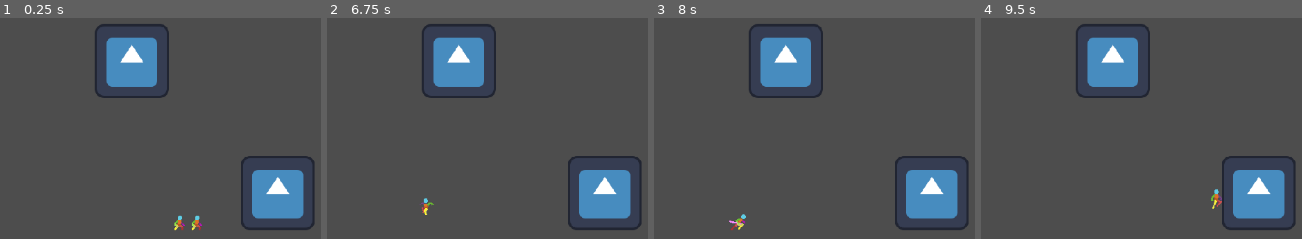
Above: before the commit, frames 1-4 (left to right).
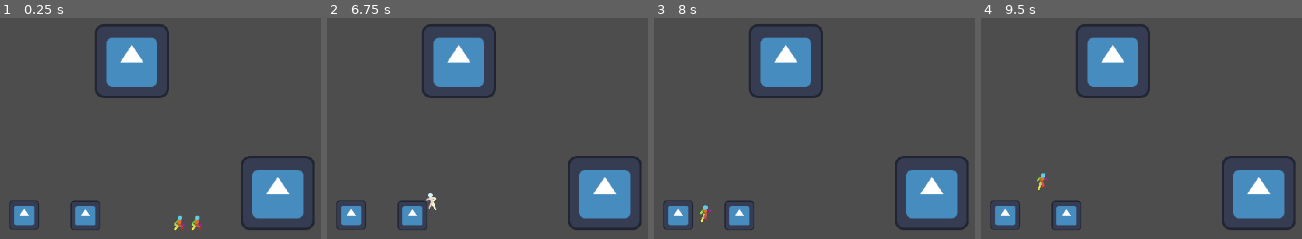
Above: after the commit, the same moments.

Repository: Super-Chess-Bros-Studios/Super-Chess-Bros
Game: Godot game, scene res://Scenes/testScene.tscn
Same seed, same stepped clock (60 frames per second), same inputs: the game is played once before the commit and once after it. The engine's default icon, where the game draws it, is replaced by a stand-in: a white triangle on a blue panel in a dark square.
Inputs:
- Up to frame 1 (0.25 s): no input
- Up to frame 2 (6.75 s): tap Enter at 0.5, 2.75, 4.25 s; hold Right (p1_right) 0.53-2.03 s; tap Space (p1_jump) at 0.77, 1.52, 2, 3.02, 3.5, 3.77, 4.52, 5, 6.02 s; hold Left (p1_left) 2.03-2.78 s; hold Right (p1_right) 2.78-4.28 s; hold Left (p1_left) 4.28-5.03 s; hold Right (p1_right) 5.03-5.78 s; hold Left (p1_left) from 5.78 s (still down)
- Up to frame 3 (8 s): tap Space (p1_jump) at 6.77, 7.52 s; release Left (p1_left) at 7.28 s; hold Right (p1_right) from 7.28 s (still down)
- Up to frame 4 (9.5 s): keep holding Right (p1_right); tap Space (p1_jump) at 9.02 s

The runs differ from the first frame. In frame 1, 1.6% of the frame differs, in the area x 2-32%, y 82-96%; in frame 2, 1.8%; in frame 3, 1.7%; in frame 4, 1.9%, in the area x 2-76%, y 70-96%.

Commit message:
hitboxes, on_hit, basic kb calculation, LOTS of hitstun work...

Diff:
--- a/Scenes/testScene.tscn
+++ b/Scenes/testScene.tscn
@@ -1,12 +1,16 @@
-[gd_scene load_steps=5 format=3 uid="uid://dtf4p6j0qehoa"]
+[gd_scene load_steps=7 format=3 uid="uid://dtf4p6j0qehoa"]
 
 [ext_resource type="PackedScene" uid="uid://5b3fmt2t3sc6" path="res://scenes/characters/Test_Char.tscn" id="1_8xinf"]
 [ext_resource type="Texture2D" uid="uid://c73tf2yc5b3bn" path="res://icon.svg" id="2_i052m"]
+[ext_resource type="Script" uid="uid://j4sloqxb1mei" path="res://scripts/character_scripts/hitbox.gd" id="3_3sglg"]
 
 [sub_resource type="WorldBoundaryShape2D" id="WorldBoundaryShape2D_4mqg7"]
 
 [sub_resource type="RectangleShape2D" id="RectangleShape2D_3sglg"]
 size = Vector2(128, 128)
+
+[sub_resource type="RectangleShape2D" id="RectangleShape2D_sj726"]
+size = Vector2(130, 130)
 
 [node name="TestScene" type="Node2D"]
 
@@ -18,16 +22,10 @@
 [node name="Player1" parent="." instance=ExtResource("1_8xinf")]
 position = Vector2(36, -26)
 
-[node name="Sprite2D" parent="Player1/CharacterBody2D" index="0"]
-hframes = 10
-
 [node name="Player2" parent="." instance=ExtResource("1_8xinf")]
 position = Vector2(66, -26)
 
-[node name="Sprite2D" parent="Player2/CharacterBody2D" index="0"]
-hframes = 10
-
-[node name="CharacterAttributes" parent="Player2/CharacterBody2D" index="6"]
+[node name="CharacterAttributes" parent="Player2/CharacterBody2D" index="5"]
 player_id = 2
 
 [node name="Camera2D" type="Camera2D" parent="."]
@@ -52,5 +50,43 @@
 [node name="CollisionShape2D" type="CollisionShape2D" parent="Sprite2D2/StaticBody2D"]
 shape = SubResource("RectangleShape2D_3sglg")
 
+[node name="EvilHitbox" type="Sprite2D" parent="."]
+position = Vector2(-232, -27)
+scale = Vector2(0.4, 0.4)
+texture = ExtResource("2_i052m")
+
+[node name="Hitbox" type="Area2D" parent="EvilHitbox"]
+script = ExtResource("3_3sglg")
+bkb = 200.0
+kbg = 20.0
+kb_dir = Vector2(3, -3)
+damage = 5.0
+hitbox_group = 0
+metadata/_custom_type_script = "uid://j4sloqxb1mei"
+
+[node name="CollisionShape2D" type="CollisionShape2D" parent="EvilHitbox/Hitbox"]
+position = Vector2(0, 7.62939e-06)
+scale = Vector2(1, 1)
+shape = SubResource("RectangleShape2D_sj726")
+
+[node name="EvilHitbox2" type="Sprite2D" parent="."]
+position = Vector2(-126, -26)
+scale = Vector2(0.4, 0.4)
+texture = ExtResource("2_i052m")
+
+[node name="Hitbox" type="Area2D" parent="EvilHitbox2"]
+script = ExtResource("3_3sglg")
+bkb = 200.0
+kbg = 20.0
+kb_dir = Vector2(-3, -3)
+damage = 5.0
+hitbox_group = 1
+metadata/_custom_type_script = "uid://j4sloqxb1mei"
+
+[node name="CollisionShape2D" type="CollisionShape2D" parent="EvilHitbox2/Hitbox"]
+position = Vector2(0, 7.62939e-06)
+scale = Vector2(1, 1)
+shape = SubResource("RectangleShape2D_sj726")
+
 [editable path="Player1"]
 [editable path="Player2"]
--- a/scenes/characters/Test_Char.tscn
+++ b/scenes/characters/Test_Char.tscn
@@ -56,7 +56,7 @@
 "times": PackedFloat32Array(0),
 "transitions": PackedFloat32Array(1),
 "update": 1,
-"values": [ExtResource("1_w1xps")]
+"values": [ExtResource("1_qb3vb")]
 }
 tracks/2/type = "value"
 tracks/2/imported = false
@@ -248,6 +248,102 @@
 "values": [5]
 }
 
+[sub_resource type="Animation" id="Animation_y8vyv"]
+resource_name = "grounded"
+length = 0.4
+step = 0.1
+tracks/0/type = "value"
+tracks/0/imported = false
+tracks/0/enabled = true
+tracks/0/path = NodePath("Sprite2D:texture")
+tracks/0/interp = 1
+tracks/0/loop_wrap = true
+tracks/0/keys = {
+"times": PackedFloat32Array(0),
+"transitions": PackedFloat32Array(1),
+"update": 1,
+"values": [ExtResource("4_ld6di")]
+}
+tracks/1/type = "value"
+tracks/1/imported = false
+tracks/1/enabled = true
+tracks/1/path = NodePath("Sprite2D:hframes")
+tracks/1/interp = 1
+tracks/1/loop_wrap = true
+tracks/1/keys = {
+"times": PackedFloat32Array(0),
+"transitions": PackedFloat32Array(1),
+"update": 1,
+"values": [9]
+}
+tracks/2/type = "value"
+tracks/2/imported = false
+tracks/2/enabled = true
+tracks/2/path = NodePath("Sprite2D:frame")
+tracks/2/interp = 1
+tracks/2/loop_wrap = true
+tracks/2/keys = {
+"times": PackedFloat32Array(0, 0.1, 0.2, 0.3),
+"transitions": PackedFloat32Array(1, 1, 1, 1),
+"update": 1,
+"values": [5, 6, 7, 8]
+}
+tracks/3/type = "method"
+tracks/3/imported = false
+tracks/3/enabled = true
+tracks/3/path = NodePath("State Machine/Grounded")
+tracks/3/interp = 1
+tracks/3/loop_wrap = true
+tracks/3/keys = {
+"times": PackedFloat32Array(0.3),
+"transitions": PackedFloat32Array(1),
+"values": [{
+"args": [],
+"method": &"end_grounded"
+}]
+}
+
+[sub_resource type="Animation" id="Animation_q47m3"]
+resource_name = "hitstun"
+length = 0.4
+step = 0.1
+tracks/0/type = "value"
+tracks/0/imported = false
+tracks/0/enabled = true
+tracks/0/path = NodePath("Sprite2D:texture")
+tracks/0/interp = 1
+tracks/0/loop_wrap = true
+tracks/0/keys = {
+"times": PackedFloat32Array(0),
+"transitions": PackedFloat32Array(1),
+"update": 1,
+"values": [ExtResource("2_0owkq")]
+}
+tracks/1/type = "value"
+tracks/1/imported = false
+tracks/1/enabled = true
+tracks/1/path = NodePath("Sprite2D:hframes")
+tracks/1/interp = 1
+tracks/1/loop_wrap = true
+tracks/1/keys = {
+"times": PackedFloat32Array(0),
+"transitions": PackedFloat32Array(1),
+"update": 1,
+"values": [4]
+}
+tracks/2/type = "value"
+tracks/2/imported = false
+tracks/2/enabled = true
+tracks/2/path = NodePath("Sprite2D:frame")
+tracks/2/interp = 1
+tracks/2/loop_wrap = true
+tracks/2/keys = {
+"times": PackedFloat32Array(0, 0.1, 0.2, 0.3),
+"transitions": PackedFloat32Array(1, 1, 1, 1),
+"update": 1,
+"values": [0, 1, 2, 3]
+}
+
 [sub_resource type="Animation" id="Animation_2yqwl"]
 resource_name = "idle"
 loop_mode = 1
@@ -289,6 +385,62 @@
 "values": [10]
 }
 
+[sub_resource type="Animation" id="Animation_c1e3k"]
+resource_name = "initial_dash"
+length = 0.8
+loop_mode = 1
+step = 0.05
+tracks/0/type = "value"
+tracks/0/imported = false
+tracks/0/enabled = true
+tracks/0/path = NodePath("Sprite2D:texture")
+tracks/0/interp = 1
+tracks/0/loop_wrap = true
+tracks/0/keys = {
+"times": PackedFloat32Array(0),
+"transitions": PackedFloat32Array(1),
+"update": 1,
+"values": [ExtResource("2_3ywid")]
+}
+tracks/1/type = "value"
+tracks/1/imported = false
+tracks/1/enabled = true
+tracks/1/path = NodePath("Sprite2D:hframes")
+tracks/1/interp = 1
+tracks/1/loop_wrap = true
+tracks/1/keys = {
+"times": PackedFloat32Array(0),
+"transitions": PackedFloat32Array(1),
+"update": 1,
+"values": [8]
+}
+tracks/2/type = "value"
+tracks/2/imported = false
+tracks/2/enabled = true
+tracks/2/path = NodePath("Sprite2D:frame")
+tracks/2/interp = 1
+tracks/2/loop_wrap = true
+tracks/2/keys = {
+"times": PackedFloat32Array(0, 0.3, 0.4, 0.5, 0.6, 0.7),
+"transitions": PackedFloat32Array(1, 1, 1, 1, 1, 1),
+"update": 1,
+"values": [0, 3, 4, 5, 6, 7]
+}
+tracks/3/type = "method"
+tracks/3/imported = false
+tracks/3/enabled = true
+tracks/3/path = NodePath("State Machine/InitialDash")
+tracks/3/interp = 1
+tracks/3/loop_wrap = true
+tracks/3/keys = {
+"times": PackedFloat32Array(0.15),
+"transitions": PackedFloat32Array(1),
+"values": [{
+"args": [],
+"method": &"end_initial_dash"
+}]
+}
+
 [sub_resource type="Animation" id="Animation_0owkq"]
 resource_name = "jump"
 length = 0.4
@@ -328,6 +480,61 @@
 "transitions": PackedFloat32Array(1, 1),
 "update": 1,
 "values": [0, 1]
+}
+
+[sub_resource type="Animation" id="Animation_mlf1o"]
+resource_name = "jumpsquat"
+loop_mode = 1
+step = 0.05
+tracks/0/type = "value"
+tracks/0/imported = false
+tracks/0/enabled = true
+tracks/0/path = NodePath("Sprite2D:texture")
+tracks/0/interp = 1
+tracks/0/loop_wrap = true
+tracks/0/keys = {
+"times": PackedFloat32Array(0),
+"transitions": PackedFloat32Array(1),
+"update": 1,
+"values": [ExtResource("3_4jtsn")]
+}
+tracks/1/type = "value"
+tracks/1/imported = false
+tracks/1/enabled = true
+tracks/1/path = NodePath("Sprite2D:hframes")
+tracks/1/interp = 1
+tracks/1/loop_wrap = true
+tracks/1/keys = {
+"times": PackedFloat32Array(0),
+"transitions": PackedFloat32Array(1),
+"update": 1,
+"values": [10]
+}
+tracks/2/type = "value"
+tracks/2/imported = false
+tracks/2/enabled = true
+tracks/2/path = NodePath("Sprite2D:frame")
+tracks/2/interp = 1
+tracks/2/loop_wrap = true
+tracks/2/keys = {
+"times": PackedFloat32Array(0, 0.1, 0.2, 0.3, 0.4, 0.5, 0.6, 0.7, 0.8, 0.9),
+"transitions": PackedFloat32Array(1, 1, 1, 1, 1, 1, 1, 1, 1, 1),
+"update": 1,
+"values": [0, 1, 2, 3, 4, 5, 6, 7, 8, 9]
+}
+tracks/3/type = "method"
+tracks/3/imported = false
+tracks/3/enabled = true
+tracks/3/path = NodePath("State Machine/JumpSquat")
+tracks/3/interp = 1
+tracks/3/loop_wrap = true
+tracks/3/keys = {
+"times": PackedFloat32Array(0.05),
+"transitions": PackedFloat32Array(1),
+"values": [{
+"args": [],
+"method": &"end_jumpsquat"
+}]
 }
 
 [sub_resource type="Animation" id="Animation_m852p"]
@@ -565,6 +772,46 @@
 "values": [0, 1, 2, 3, 4, 5]
 }
 
+[sub_resource type="Animation" id="Animation_lfuln"]
+resource_name = "tumble"
+step = 0.1
+tracks/0/type = "value"
+tracks/0/imported = false
+tracks/0/enabled = true
+tracks/0/path = NodePath("Sprite2D:texture")
+tracks/0/interp = 1
+tracks/0/loop_wrap = true
+tracks/0/keys = {
+"times": PackedFloat32Array(0),
+"transitions": PackedFloat32Array(1),
+"update": 1,
+"values": [ExtResource("2_0owkq")]
+}
+tracks/1/type = "value"
+tracks/1/imported = false
+tracks/1/enabled = true
+tracks/1/path = NodePath("Sprite2D:hframes")
+tracks/1/interp = 1
+tracks/1/loop_wrap = true
+tracks/1/keys = {
+"times": PackedFloat32Array(0),
+"transitions": PackedFloat32Array(1),
+"update": 1,
+"values": [4]
+}
+tracks/2/type = "value"
+tracks/2/imported = false
+tracks/2/enabled = true
+tracks/2/path = NodePath("Sprite2D:frame")
+tracks/2/interp = 1
+tracks/2/loop_wrap = true
+tracks/2/keys = {
+"times": PackedFloat32Array(0),
+"transitions": PackedFloat32Array(1),
+"update": 1,
+"values": [3]
+}
+
 [sub_resource type="Animation" id="Animation_bwtlq"]
 resource_name = "up_special"
 length = 0.9
@@ -658,253 +905,6 @@
 "transitions": PackedFloat32Array(1, 1, 1),
 "update": 1,
 "values": [0, 1, 2]
-}
-
-[sub_resource type="Animation" id="Animation_c1e3k"]
-resource_name = "initial_dash"
-length = 0.8
-loop_mode = 1
-step = 0.05
-tracks/0/type = "value"
-tracks/0/imported = false
-tracks/0/enabled = true
-tracks/0/path = NodePath("Sprite2D:texture")
-tracks/0/interp = 1
-tracks/0/loop_wrap = true
-tracks/0/keys = {
-"times": PackedFloat32Array(0),
-"transitions": PackedFloat32Array(1),
-"update": 1,
-"values": [ExtResource("2_3ywid")]
-}
-tracks/1/type = "value"
-tracks/1/imported = false
-tracks/1/enabled = true
-tracks/1/path = NodePath("Sprite2D:hframes")
-tracks/1/interp = 1
-tracks/1/loop_wrap = true
-tracks/1/keys = {
-"times": PackedFloat32Array(0),
-"transitions": PackedFloat32Array(1),
-"update": 1,
-"values": [8]
-}
-tracks/2/type = "value"
-tracks/2/imported = false
-tracks/2/enabled = true
-tracks/2/path = NodePath("Sprite2D:frame")
-tracks/2/interp = 1
-tracks/2/loop_wrap = true
-tracks/2/keys = {
-"times": PackedFloat32Array(0, 0.3, 0.4, 0.5, 0.6, 0.7),
-"transitions": PackedFloat32Array(1, 1, 1, 1, 1, 1),
-"update": 1,
-"values": [0, 3, 4, 5, 6, 7]
-}
-tracks/3/type = "method"
-tracks/3/imported = false
-tracks/3/enabled = true
-tracks/3/path = NodePath("State Machine/InitialDash")
-tracks/3/interp = 1
-tracks/3/loop_wrap = true
-tracks/3/keys = {
-"times": PackedFloat32Array(0.15),
-"transitions": PackedFloat32Array(1),
-"values": [{
-"args": [],
-"method": &"end_initial_dash"
-}]
-}
-
-[sub_resource type="Animation" id="Animation_mlf1o"]
-resource_name = "jumpsquat"
-loop_mode = 1
-step = 0.05
-tracks/0/type = "value"
-tracks/0/imported = false
-tracks/0/enabled = true
-tracks/0/path = NodePath("Sprite2D:texture")
-tracks/0/interp = 1
-tracks/0/loop_wrap = true
-tracks/0/keys = {
-"times": PackedFloat32Array(0),
-"transitions": PackedFloat32Array(1),
-"update": 1,
-"values": [ExtResource("3_4jtsn")]
-}
-tracks/1/type = "value"
-tracks/1/imported = false
-tracks/1/enabled = true
-tracks/1/path = NodePath("Sprite2D:hframes")
-tracks/1/interp = 1
-tracks/1/loop_wrap = true
-tracks/1/keys = {
-"times": PackedFloat32Array(0),
-"transitions": PackedFloat32Array(1),
-"update": 1,
-"values": [10]
-}
-tracks/2/type = "value"
-tracks/2/imported = false
-tracks/2/enabled = true
-tracks/2/path = NodePath("Sprite2D:frame")
-tracks/2/interp = 1
-tracks/2/loop_wrap = true
-tracks/2/keys = {
-"times": PackedFloat32Array(0, 0.1, 0.2, 0.3, 0.4, 0.5, 0.6, 0.7, 0.8, 0.9),
-"transitions": PackedFloat32Array(1, 1, 1, 1, 1, 1, 1, 1, 1, 1),
-"update": 1,
-"values": [0, 1, 2, 3, 4, 5, 6, 7, 8, 9]
-}
-tracks/3/type = "method"
-tracks/3/imported = false
-tracks/3/enabled = true
-tracks/3/path = NodePath("State Machine/JumpSquat")
-tracks/3/interp = 1
-tracks/3/loop_wrap = true
-tracks/3/keys = {
-"times": PackedFloat32Array(0.05),
-"transitions": PackedFloat32Array(1),
-"values": [{
-"args": [],
-"method": &"end_jumpsquat"
-}]
-}
-
-[sub_resource type="Animation" id="Animation_q47m3"]
-resource_name = "hitstun"
-length = 0.4
-step = 0.1
-tracks/0/type = "value"
-tracks/0/imported = false
-tracks/0/enabled = true
-tracks/0/path = NodePath("Sprite2D:texture")
-tracks/0/interp = 1
-tracks/0/loop_wrap = true
-tracks/0/keys = {
-"times": PackedFloat32Array(0),
-"transitions": PackedFloat32Array(1),
-"update": 1,
-"values": [ExtResource("2_0owkq")]
-}
-tracks/1/type = "value"
-tracks/1/imported = false
-tracks/1/enabled = true
-tracks/1/path = NodePath("Sprite2D:hframes")
-tracks/1/interp = 1
-tracks/1/loop_wrap = true
-tracks/1/keys = {
-"times": PackedFloat32Array(0),
-"transitions": PackedFloat32Array(1),
-"update": 1,
-"values": [4]
-}
-tracks/2/type = "value"
-tracks/2/imported = false
-tracks/2/enabled = true
-tracks/2/path = NodePath("Sprite2D:frame")
-tracks/2/interp = 1
-tracks/2/loop_wrap = true
-tracks/2/keys = {
-"times": PackedFloat32Array(0, 0.1, 0.2, 0.3),
-"transitions": PackedFloat32Array(1, 1, 1, 1),
-"update": 1,
-"values": [0, 1, 2, 3]
-}
-
-[sub_resource type="Animation" id="Animation_lfuln"]
-resource_name = "tumble"
-step = 0.1
-tracks/0/type = "value"
-tracks/0/imported = false
-tracks/0/enabled = true
-tracks/0/path = NodePath("Sprite2D:texture")
-tracks/0/interp = 1
-tracks/0/loop_wrap = true
-tracks/0/keys = {
-"times": PackedFloat32Array(0),
-"transitions": PackedFloat32Array(1),
-"update": 1,
-"values": [ExtResource("2_0owkq")]
-}
-tracks/1/type = "value"
-tracks/1/imported = false
-tracks/1/enabled = true
-tracks/1/path = NodePath("Sprite2D:hframes")
-tracks/1/interp = 1
-tracks/1/loop_wrap = true
-tracks/1/keys = {
-"times": PackedFloat32Array(0),
-"transitions": PackedFloat32Array(1),
-"update": 1,
-"values": [4]
-}
-tracks/2/type = "value"
-tracks/2/imported = false
-tracks/2/enabled = true
-tracks/2/path = NodePath("Sprite2D:frame")
-tracks/2/interp = 1
-tracks/2/loop_wrap = true
-tracks/2/keys = {
-"times": PackedFloat32Array(0),
-"transitions": PackedFloat32Array(1),
-"update": 1,
-"values": [3]
-}
-
-[sub_resource type="Animation" id="Animation_y8vyv"]
-resource_name = "grounded"
-length = 0.4
-step = 0.1
-tracks/0/type = "value"
-tracks/0/imported = false
-tracks/0/enabled = true
-tracks/0/path = NodePath("Sprite2D:texture")
-tracks/0/interp = 1
-tracks/0/loop_wrap = true
-tracks/0/keys = {
-"times": PackedFloat32Array(0),
-"transitions": PackedFloat32Array(1),
-"update": 1,
-"values": [ExtResource("4_ld6di")]
-}
-tracks/1/type = "value"
-tracks/1/imported = false
-tracks/1/enabled = true
-tracks/1/path = NodePath("Sprite2D:hframes")
-tracks/1/interp = 1
-tracks/1/loop_wrap = true
-tracks/1/keys = {
-"times": PackedFloat32Array(0),
-"transitions": PackedFloat32Array(1),
-"update": 1,
-"values": [9]
-}
-tracks/2/type = "value"
-tracks/2/imported = false
-tracks/2/enabled = true
-tracks/2/path = NodePath("Sprite2D:frame")
-tracks/2/interp = 1
-tracks/2/loop_wrap = true
-tracks/2/keys = {
-"times": PackedFloat32Array(0, 0.1, 0.2, 0.3),
-"transitions": PackedFloat32Array(1, 1, 1, 1),
-"update": 1,
-"values": [5, 6, 7, 8]
-}
-tracks/3/type = "method"
-tracks/3/imported = false
-tracks/3/enabled = true
-tracks/3/path = NodePath("State Machine/Grounded")
-tracks/3/interp = 1
-tracks/3/loop_wrap = true
-tracks/3/keys = {
-"times": PackedFloat32Array(0.3),
-"transitions": PackedFloat32Array(1),
-"values": [{
-"args": [],
-"method": &"end_grounded"
-}]
 }
 
 [sub_resource type="AnimationLibrary" id="AnimationLibrary_b8cx6"]
@@ -952,9 +952,9 @@
 collision_layer = 2
 
 [node name="Sprite2D" type="Sprite2D" parent="CharacterBody2D"]
-texture = ExtResource("2_0owkq")
-hframes = 4
-frame = 3
+texture_filter = 1
+texture = ExtResource("1_qb3vb")
+hframes = 10
 
 [node name="AnimationPlayer" type="AnimationPlayer" parent="CharacterBody2D"]
 reset_on_save = false
--- a/scripts/character_scripts/hitbox.gd
+++ b/scripts/character_scripts/hitbox.gd
@@ -1,10 +1,23 @@
 class_name Hitbox
 extends Area2D
 
-var kbg # knock back growth
-var bkb # base knock back
-var kbd # knock back direction
-var damage
+#base knockback, knockback that will be applied regardless of player's percentage
+@export var bkb : float = 0
+#knockback growth (basically a multiplier based on character's percentage)
+@export var kbg : float = 0
+#knockback direction, normalize this
+@export var kb_dir : Vector2
+#amount of percent the hitbox deals to the character
+@export var damage : float = 0
+#for damage purposes -1 will represent the character being able to be hit by any hitbox.
+#hitbox groups will start at 0.
+#if a character is being hit by a hitbox with a value of 0, it will have 0 as its hitbox group variable
+#when another hitbox hits the player with the value of 0, it will be ignored.
+#if a hitbox of value 1 hits while hitbox_group is 0, it will make contact.
+@export var hitbox_group : int = -1
+
+#makes sure that the hitbox doesn't target the owner of the hitbox
+@export var hitbox_owner : Hurtbox = null
 
 func _init() -> void:
 	collision_layer = 2
--- a/scripts/character_scripts/hurtbox.gd
+++ b/scripts/character_scripts/hurtbox.gd
@@ -13,6 +13,8 @@
 func _on_area_entered(hitbox: Hitbox) -> void:
 	if hitbox == null:
 		return
-
-	if owner.has_method("take_damage"):
-		owner.take_damage(hitbox.damage)
+	elif hitbox.owner == self:
+		return
+	#passes the hitbox to the state machine script
+	if owner.has_method("on_hit"):
+		owner.on_hit(hitbox.bkb, hitbox.kbg, hitbox.kb_dir, hitbox.damage, hitbox.hitbox_group)
--- a/scripts/character_scripts/state_machine/state_machine.gd
+++ b/scripts/character_scripts/state_machine/state_machine.gd
@@ -62,10 +62,8 @@
 
 	current_state = new_state
 
-func on_hit(percentage : float, bkb : float, kbg : float, kb_dir : Vector2, damage : float, hitbox_group : int):
+func on_hit(bkb : float, kbg : float, kb_dir : Vector2, damage : float, hitbox_group : int):
 	char_attributes.just_took_damage = true
-	#honestly, might want to turn these variables into their own class, or maybe just directly the pointer to the hitbox??
-	char_attributes.percentage = percentage
 	char_attributes.bkb = bkb
 	char_attributes.kbg = kbg
 	char_attributes.kb_dir = kb_dir
--- a/scripts/character_scripts/state_machine/states/character_attributes.gd
+++ b/scripts/character_scripts/state_machine/states/character_attributes.gd
@@ -33,17 +33,18 @@
 
 #values for when a character takes damage. should be reset back to these values when hitstun ends
 var just_took_damage = false
+
 #base knockback, knockback that will be applied regardless of player's percentage
-var bkb : float = 0
+@export var bkb : float = 0
 #knockback growth (basically a multiplier based on character's percentage)
-var kbg : float = 0
+@export var kbg : float = 0
 #knockback direction, normalize this
-var kb_dir : Vector2 = Vector2.ZERO
+@export var kb_dir : Vector2
 #amount of percent the hitbox deals to the character
-var damage : float = 0
+@export var damage : float = 0
 #for damage purposes -1 will represent the character being able to be hit by any hitbox.
 #hitbox groups will start at 0.
 #if a character is being hit by a hitbox with a value of 0, it will have 0 as its hitbox group variable
 #when another hitbox hits the player with the value of 0, it will be ignored.
 #if a hitbox of value 1 hits while hitbox_group is 0, it will make contact.
-var hitbox_group : int = -1
+@export var hitbox_group : int = -1
--- a/scripts/character_scripts/state_machine/states/test_char/test_crouch.gd
+++ b/scripts/character_scripts/state_machine/states/test_char/test_crouch.gd
@@ -6,7 +6,9 @@
 	playanim("crouch")
 
 func Physics_Update(delta):
-	if !character.is_on_floor():
+	if char_attributes.just_took_damage:
+		Transitioned.emit(self, "hitstun")
+	elif !character.is_on_floor():
 		Transitioned.emit(self,"fall")
 	elif !Input.is_action_pressed(get_action("down")):
 		Transitioned.emit(self,"idle")
--- a/scripts/character_scripts/state_machine/states/test_char/test_fall.gd
+++ b/scripts/character_scripts/state_machine/states/test_char/test_fall.gd
@@ -37,8 +37,10 @@
 	wall_detection_enabled(false)
 
 func Physics_Update(delta):
+	if char_attributes.just_took_damage:
+		Transitioned.emit(self, "hitstun")
 	#handles vertical events
-	if character.is_on_floor():
+	elif character.is_on_floor():
 		Transitioned.emit(self, "idle")
 	elif Input.is_action_pressed(get_action("shield")) and char_attributes.can_air_dodge:
 		#don't calculate move and slide until airdodge is running it's part
--- a/scripts/character_scripts/state_machine/states/test_char/test_fastfall.gd
+++ b/scripts/character_scripts/state_machine/states/test_char/test_fastfall.gd
@@ -27,8 +27,10 @@
 	char_attributes.cur_dir = DIRECTION.left
 
 func Physics_Update(delta):
+	if char_attributes.just_took_damage:
+		Transitioned.emit(self, "hitstun")
 	#handles vertical events
-	if character.is_on_floor():
+	elif character.is_on_floor():
 		Transitioned.emit(self, "idle")
 	elif Input.is_action_pressed(get_action("shield")) and char_attributes.can_air_dodge:
 		#don't calculate move and slide until airdodge is running it's part
--- a/scripts/character_scripts/state_machine/states/test_char/test_grounded.gd
+++ b/scripts/character_scripts/state_machine/states/test_char/test_grounded.gd
@@ -16,7 +16,9 @@
 	grounded_end = true
 
 func Physics_Update(delta):
-	if !character.is_on_floor():
+	if char_attributes.just_took_damage:
+		Transitioned.emit(self, "hitstun")
+	elif !character.is_on_floor():
 		Transitioned.emit(self,"fall")
 	else:
 		#if you're not moving quick enough, stop skidding
--- a/scripts/character_scripts/state_machine/states/test_char/test_hitstun.gd
+++ b/scripts/character_scripts/state_machine/states/test_char/test_hitstun.gd
@@ -22,6 +22,9 @@
 #when another hitbox hits the player with the value of 0, it will be ignored.
 #if a hitbox of value 1 hits while hitbox_group is 0, it will make contact.
 var hitbox_group : int = -1
+var knockback_force : float = 0
+
+var hit_on_ground = false
 
 func Enter():
 	print("Hitstun state")
@@ -29,24 +32,48 @@
 	#this ensures that it doesnt do any wall sliding stuff while we're in hitstun haha
 	wall_detection_enabled(false)
 
+	#basically means they don't instantly enter grounded state if they are hit on the ground
+	if character.is_on_floor():
+		hit_on_ground = true
+	else:
+		hit_on_ground = false
+
 	#i don't want to prefix everything with char_attributes lol
-	percentage = char_attributes.percentage
 	bkb = char_attributes.bkb
 	kbg = char_attributes.kbg
 	kb_dir = char_attributes.kb_dir
 	damage = char_attributes.damage
 	hitbox_group = char_attributes.hitbox_group
-
+	percentage = char_attributes.percentage
+	print(char_attributes.percentage, "%")
+	char_attributes.percentage += char_attributes.damage
+	#so you don't stay in hitstun forever
 	char_attributes.just_took_damage = false
 
-	character.velocity = kb_dir * (bkb + (percentage*kbg))
+	#applies knockback
+	print("knockback growth: ", kbg)
+	knockback_force = bkb + (percentage*kbg/20)
+	print("knockback force: ", knockback_force)
+	character.velocity = kb_dir.normalized() * knockback_force
+
 	#hitstun length is going to take some math i'm not ready for atm
-	hitstun_length.start(bkb)
+	hitstun_length.start(knockback_force/500)
 	playanim("hitstun")
 
 func Physics_Update(delta):
-	if hitstun_length.is_stopped():
+	#if i took damage from a hitbox that isn't in the current hitbox group
+	if char_attributes.just_took_damage and char_attributes.hitbox_group != hitbox_group:
+		Transitioned.emit(self,"hitstun")
+	elif hitstun_length.is_stopped():
 		Transitioned.emit(self, "tumble")
+	elif character.is_on_floor() and !hit_on_ground:
+		Transitioned.emit(self,"grounded")
 	else:
 		#make it exist first, make it better later (tm)
+		character.velocity.y = character.velocity.y + char_attributes.GRAVITY
+
+		#makes it so your character still has friction when they are hit on the ground and land before
+		#hitstun ends
+		if hit_on_ground and character.is_on_floor():
+			character.velocity.x = lerp(character.velocity.x, 0.0, char_attributes.FRICTIONLERP)
 		character.move_and_slide()
